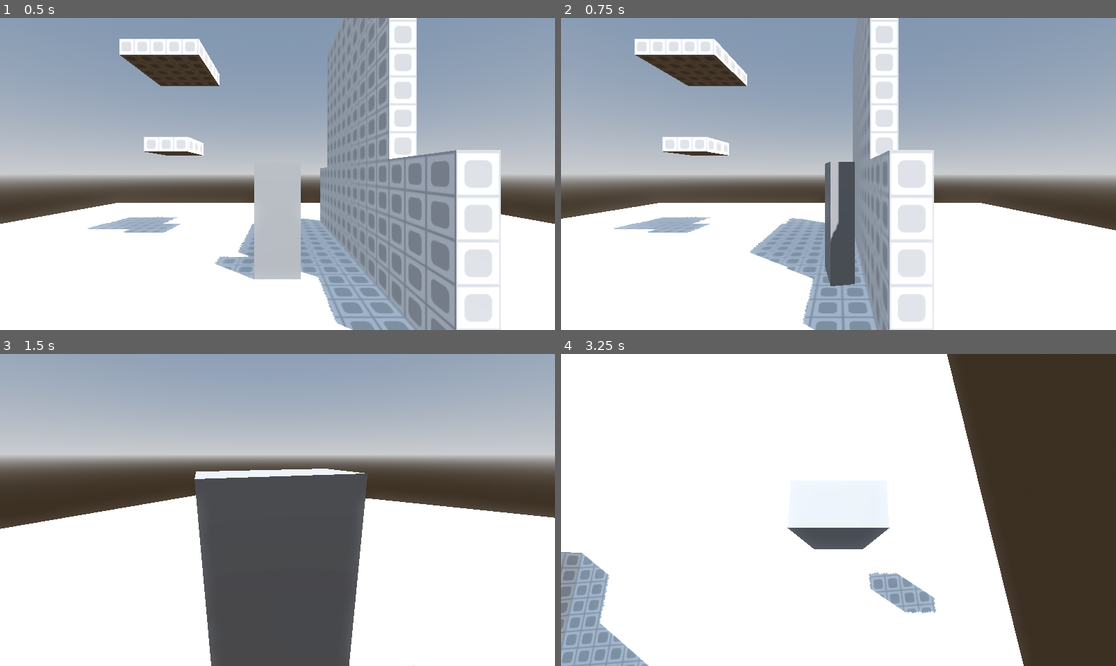
Above: before the commit, frames 1-4 (two rows, left to right).
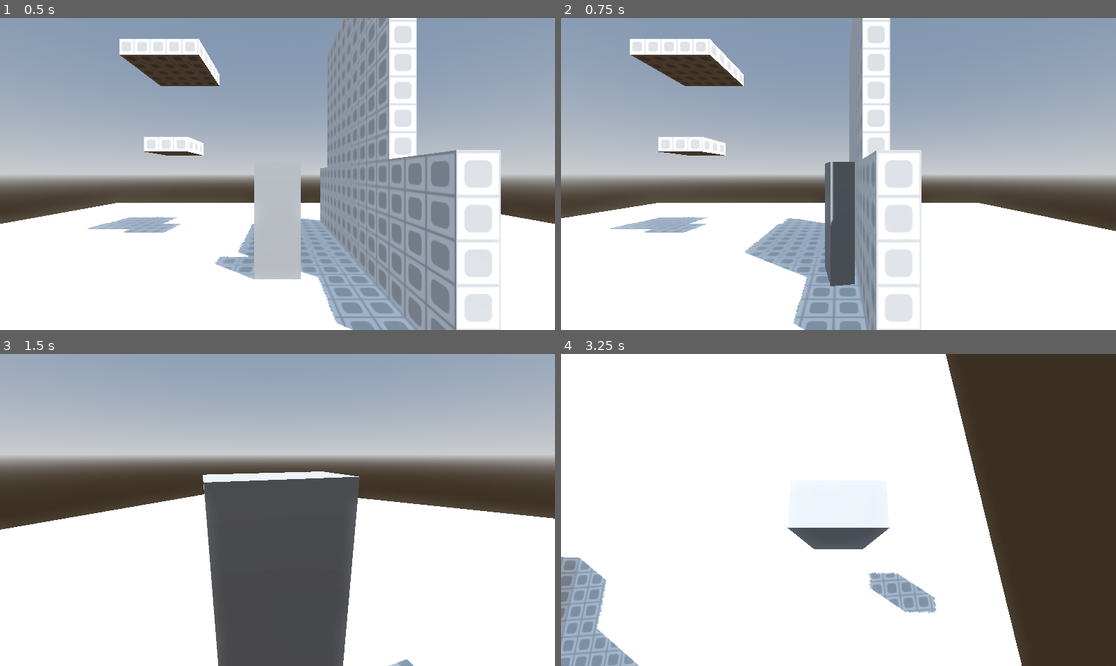
Above: after the commit, the same moments.

Repository: Natelytle/jomolith
Game: Godot game, scene res://Scenes/main.tscn
The game is run twice, just before and just after one commit, with the same random seed, the same clock (stepped at 60 frames per second) and the same inputs.
Inputs (mouse positions are in pixels of both pictures, inside the frame that each line leads up to):
- Up to frame 1 (0.5 s): no input
- Up to frame 2 (0.75 s): move the mouse to (960, 158) at 0.52 s; hold D (right) from 0.53 s (still down); hold Right mouse button (right_click) from 0.53 s (still down)
- Up to frame 3 (1.5 s): tap Space (jump) at 0.77 s; move the mouse to (249, 510) at 1.27 s; release D (right) at 1.28 s; release Right mouse button (right_click) at 1.28 s; hold W (forward) from 1.28 s (still down); right-click (249, 510) at 1.35 s
- Up to frame 4 (3.25 s): tap Space (jump) at 1.52, 3.02 s; move the mouse to (894, 441) at 2.02 s; release W (forward) at 2.03 s; hold D (right) 2.03-2.78 s; hold Right mouse button (right_click) 2.03-2.78 s; tap Shift (shift_lock) at 2.1 s; move the mouse to (832, 516) at 2.77 s; hold W (forward) from 2.78 s (still down); tap Mouse wheel up (zoom_in) at 2.85 s; right-click (832, 516) at 3.05 s

Frame 1 is identical in both runs. In frame 2, 7.1% of the frame differs, in the area x 0-100%, y 0-100%; in frame 3, 2.4%; in frame 4, 2.2%.

Commit message:
Add accelerate function to imitate roblox's movement acceleration

Diff:
--- a/Scripts/player.gd
+++ b/Scripts/player.gd
@@ -4,7 +4,7 @@
 
 # movement
 const MAX_SPEED = 16
-const GROUND_ACCELERATION = 50
+const GROUND_ACCELERATION = 80
 const AIR_ACCELERATION = 15
 const JUMP_VELOCITY = 50
 const COYOTE_TIME = 0.2
@@ -31,11 +31,17 @@
 		shift_lock = !shift_lock
 		mouse_locked = shift_lock || camera.first_person
 
-	if mouse_locked or Input.is_action_pressed("right_click"):
-		Input.set_mouse_mode(Input.MOUSE_MODE_CAPTURED)
-		camera.move(event, mouse_sensitivity)
-	else:
-		Input.set_mouse_mode(Input.MOUSE_MODE_VISIBLE)
+	if event is InputEventMouseMotion:
+		var mouseEvent = event as InputEventMouseMotion
+
+		if Input.is_action_pressed("right_click"):
+			Input.set_mouse_mode(Input.MOUSE_MODE_CAPTURED)
+			camera.move(mouseEvent, mouse_sensitivity)
+		elif mouse_locked:
+			Input.set_mouse_mode(Input.MOUSE_MODE_CAPTURED)
+			camera.move(mouseEvent, mouse_sensitivity)
+		else:
+			Input.set_mouse_mode(Input.MOUSE_MODE_VISIBLE)
 
 func _process(_delta: float) -> void:
 	# Handle turning with and without shift-lock
@@ -58,18 +64,31 @@
 	var input_dir := Input.get_vector("left", "right", "forward", "backward")
 
 	var direction = (transform.basis.rotated(Vector3.UP, camera.rotation.y) * Vector3(input_dir.x, 0, input_dir.y)).normalized()
+	var targetMovementVector = direction * MAX_SPEED
 
 	if is_on_floor():
-		var blend = 1 - pow(0.5, GROUND_ACCELERATION * delta)
-		currentMovementVector = lerp(currentMovementVector, direction, blend)
+		currentMovementVector = accelerate(currentMovementVector, targetMovementVector, GROUND_ACCELERATION, delta)
 	else:
-		var blend = 1 - pow(0.5, AIR_ACCELERATION * delta)
-		currentMovementVector = lerp(currentMovementVector, direction, blend)
+		currentMovementVector = accelerate(currentMovementVector, targetMovementVector, AIR_ACCELERATION, delta)
 
-	velocity.x = currentMovementVector.x * MAX_SPEED
-	velocity.z = currentMovementVector.z * MAX_SPEED
+	velocity.x = currentMovementVector.x
+	velocity.z = currentMovementVector.z
 
 	if not mouse_locked and direction.length() > 0:
 		hitbox.rotation.y = lerp_angle(hitbox.rotation.y, atan2(-direction.x, -direction.z), 10 * delta)
 
 	move_and_slide()
+
+
+func accelerate(current: Vector3, target: Vector3, accel: float, delta: float) -> Vector3:
+	var factor = 1.0 - pow(0.2, 80.0 * delta)
+	var scaledAccel = accel * (10.0 * delta)
+
+	var lerp_z = lerp(current, target, factor)
+	var accel_z = current + (target - current).normalized() * scaledAccel
+
+	# Whichever one accelerates the player less is the chosen one
+	if ((lerp_z - current).length() > (accel_z - current).length()):
+		return accel_z
+	else:
+		return lerp_z
